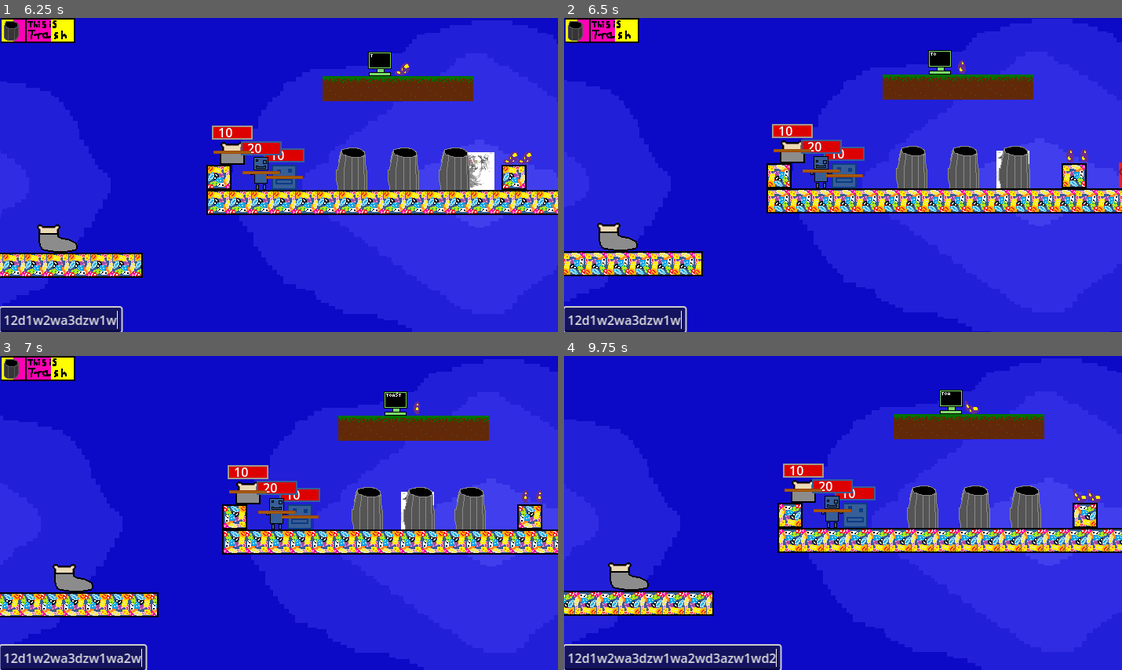
Above: before the commit, frames 1-4 (two rows, left to right).
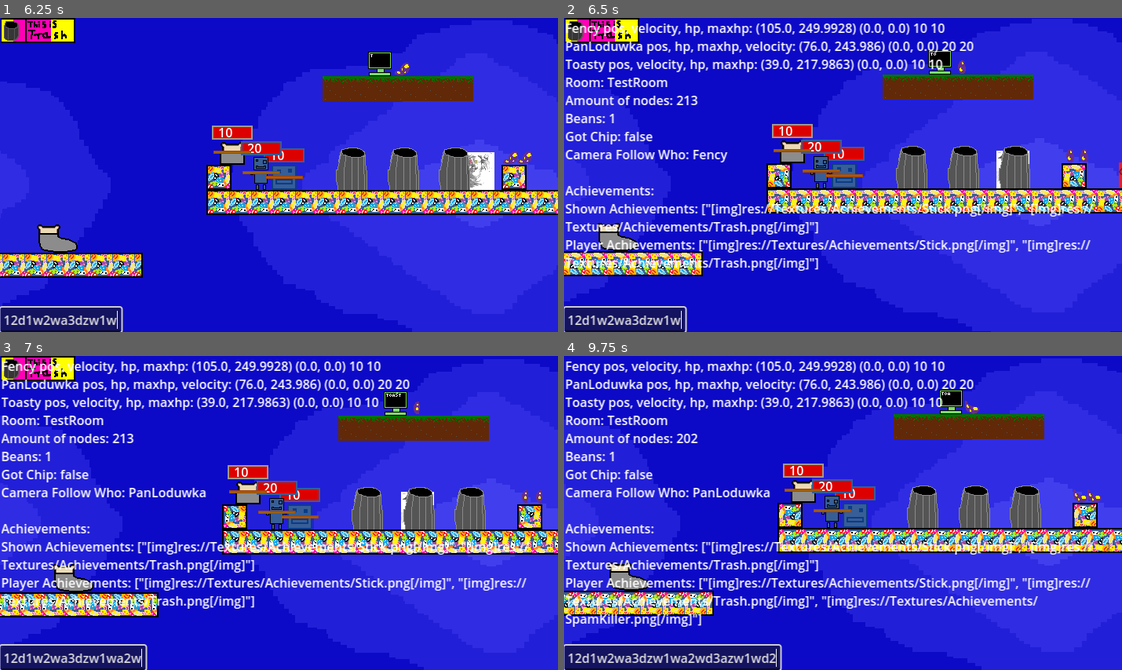
Above: after the commit, the same moments.

Repository: Ksawex4/Block-Jumper-Godot
Game: Godot game, scene res://Scenes/main_menu.tscn
The game is run twice, just before and just after one commit, with the same random seed, the same clock (stepped at 60 frames per second) and the same inputs. Sound files missing from this copy of the repository are replaced by a short silence.
Inputs (mouse positions are in pixels of both pictures, inside the frame that each line leads up to):
- Up to frame 1 (6.25 s): click (33, 319) at 0.52 s; type "12" at 0.6 s; click (78, 193) at 1.25 s; click (33, 319) at 2.02 s; type "12" at 2.1 s; hold D (FencyRight) 2.78-4.28 s; tap 1 (CamFency) at 2.85, 5.85 s; tap W (FencyJump) at 3.02, 3.77, 5.27, 6.02 s; tap 2 (CamPanLoduwka) at 3.6 s; hold A (FencyLeft) 4.28-5.03 s; tap 3 (CamToasty) at 4.35 s; hold D (FencyRight) from 5.03 s (still down); tap Z (Interract) at 5.1 s
- Up to frame 2 (6.5 s): keep holding D (FencyRight); tap F3 (DebugLabel, bound only after the commit) at 6.4 s
- Up to frame 3 (7 s): release D (FencyRight) at 6.53 s; hold A (FencyLeft) from 6.53 s (still down); tap 2 (CamPanLoduwka) at 6.6 s; tap W (FencyJump) at 6.77 s
- Up to frame 4 (9.75 s): release A (FencyLeft) at 7.28 s; hold D (FencyRight) 7.28-8.03 s; tap 3 (CamToasty) at 7.35 s; hold A (FencyLeft) 8.03-9.53 s; tap Z (Interract) at 8.1 s; tap W (FencyJump) at 8.27, 9.02 s; tap 1 (CamFency) at 8.85 s; hold D (FencyRight) from 9.53 s (still down); tap 2 (CamPanLoduwka) at 9.6 s

Frame 1 is identical in both runs. In frame 2, 9.9% of the frame differs, in the area x 0-95%, y 1-81%; in frame 3, 10%; in frame 4, 11%, in the area x 0-95%, y 1-87%.

Commit message:
added a debug label (f3)

Diff:
--- a/Scenes/Objects/smooth_camera.tscn
+++ b/Scenes/Objects/smooth_camera.tscn
@@ -1,6 +1,7 @@
-[gd_scene load_steps=4 format=3 uid="uid://dqgbiq10py5uo"]
+[gd_scene load_steps=5 format=3 uid="uid://dqgbiq10py5uo"]
 
 [ext_resource type="Script" uid="uid://b0kbkj5q3qn08" path="res://Scripts/smooth_camera.gd" id="1_8ba7x"]
+[ext_resource type="Script" uid="uid://r7vo1w3fgtwa" path="res://Scripts/debug_label.gd" id="2_sgliu"]
 [ext_resource type="AudioStream" uid="uid://bbu42d44bjyi7" path="res://SoundEffects/souAch.wav" id="2_y6m4u"]
 [ext_resource type="Script" uid="uid://bcvx8el1c0ucf" path="res://Scripts/chat.gd" id="3_5n427"]
 
@@ -18,6 +19,27 @@
 offset_right = -219.0
 offset_bottom = -40.0
 bbcode_enabled = true
+
+[node name="DebugLabel" type="RichTextLabel" parent="."]
+visible = false
+offset_left = -354.0
+offset_top = -199.0
+offset_right = 337.0
+offset_bottom = 164.0
+text = "Fency pos, velocity, hp, maxhp: POF VEF FHEP FMHELP
+PanLoduwka pos, hp, maxhp, velocity: POPL VEPL PLHEP PLMNYEH
+Toasty pos, velocity, hp, maxhp: POT VOT TOASTTHISHAP MAXEDTOASTING
+Room: RAM
+Amount of nodes: NODERS
+Beans: GIVEMEBEANS
+Got Chip: CHIEEEP
+Camera Follow Who: SHIEET
+
+Achievements:
+Shown Achievements: SACHTS
+Player Achievements: PLACHTS
+"
+script = ExtResource("2_sgliu")
 
 [node name="AudioStreamPlayer" type="AudioStreamPlayer" parent="."]
 stream = ExtResource("2_y6m4u")
--- /dev/null
+++ b/Scripts/debug_label.gd
@@ -0,0 +1,31 @@
+extends RichTextLabel
+
+var startText = "BOB"
+
+func _ready() -> void:
+	startText = text
+
+func _process(delta: float) -> void:
+	if visible:
+		var SCEEEENE = get_tree().current_scene
+		text = startText
+		if SCEEEENE.has_node("Fency"):
+			var Fency = SCEEEENE.get_node("Fency")
+			text = text.replace("POF", str(Fency.position)).replace("VEF", str(Fency.velocity)).replace("FHEP", str(Global.FencyHP)).replace("FMHELP", str(Global.FencyMaxHP))
+		if SCEEEENE.has_node("PanLoduwka"):
+			var PL = SCEEEENE.get_node("PanLoduwka")
+			text = text.replace("POPL", str(PL.position)).replace("VEPL", str(PL.velocity)).replace("PLHEP", str(Global.PanLoduwkaHP)).replace("PLMNYEH", str(Global.PanLoduwkaMaxHP))
+		if SCEEEENE.has_node("Toasty"):
+			var Toast = SCEEEENE.get_node("Toasty")
+			text = text.replace("POT", str(Toast.position)).replace("VOT", str(Toast.velocity)).replace("TOASTTHISHAP", str(Global.ToastyHP)).replace("MAXEDTOASTING", str(Global.ToastyMaxHP))
+		text = text.replace("RAM", SCEEEENE.name).replace("NODERS", str(HowManyNodesHere())).replace("GIVEMEBEANS", str(Global.Beans)).replace("CHIEEEP", str(Global.gotChip)).replace("SHIEET", Global.FollowWho).replace("SACHTS", str(Global.shownAchievements)).replace("PLACHTS", str(Global.playerAchievements))
+
+func HowManyNodesHere():
+	var count = 0
+	var queue = [get_tree().current_scene]
+	while queue.size() > 0:
+		var current = queue.pop_front()
+		count += 1
+		for child in current.get_children():
+			queue.append(child)
+	return count
--- a/Scripts/player_chip.gd
+++ b/Scripts/player_chip.gd
@@ -19,4 +19,4 @@
 func _on_area_2d_body_entered(body: Node2D) -> void:
 	if body.name == player:
 		body.hurt(damage)
-	queue_free()
+		queue_free()
--- a/Scripts/smooth_camera.gd
+++ b/Scripts/smooth_camera.gd
@@ -4,10 +4,21 @@
 var ppos = Vector2(-355, 200)
 var hiddden = true
 var MaxSmoothSpeed = 1000
+var Debug = false
 
 func _process(_delta: float) -> void:
+	if Debug && !$DebugLabel.visible:
+		$DebugLabel.visible = true
+	elif !Debug && $DebugLabel.visible:
+		$DebugLabel.visible = false
 	var scene = get_tree().current_scene
 	var node = scene.get_node_or_null(Global.FollowWho)
+
+	if Input.is_action_just_pressed("DebugLabel"):
+		if Debug:
+			Debug = false
+		else:
+			Debug = true
 
 	if node != null:
 		if node.velocity.x > MaxSmoothSpeed or node.velocity.y > MaxSmoothSpeed:
--- a/project.godot
+++ b/project.godot
@@ -123,6 +123,11 @@
 "events": [Object(InputEventKey,"resource_local_to_scene":false,"resource_name":"","device":-1,"window_id":0,"alt_press …(192 unchanged characters)…
 ]
 }
+DebugLabel={
+"deadzone": 0.2,
+"events": [Object(InputEventKey,"resource_local_to_scene":false,"resource_name":"","device":-1,"window_id":0,"alt_pressed":false,"shift_pressed":false,"ctrl_pressed":false,"meta_pressed":false,"pressed":false,"keycode":0,"physical_keycode":4194334,"key_label":0,"unicode":0,"location":0,"echo":false,"script":null)
+]
+}
 
 [layer_names]
 
Not shown, added: Scripts/debug_label.gd.uid
